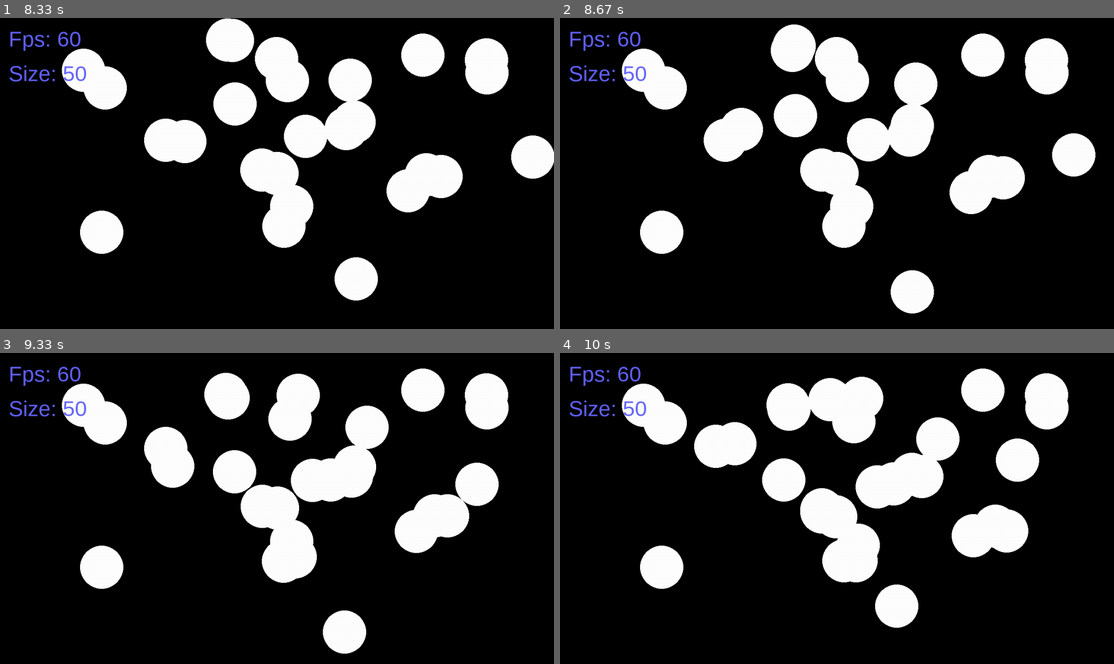
Above: before the commit, frames 1-4 (two rows, left to right).
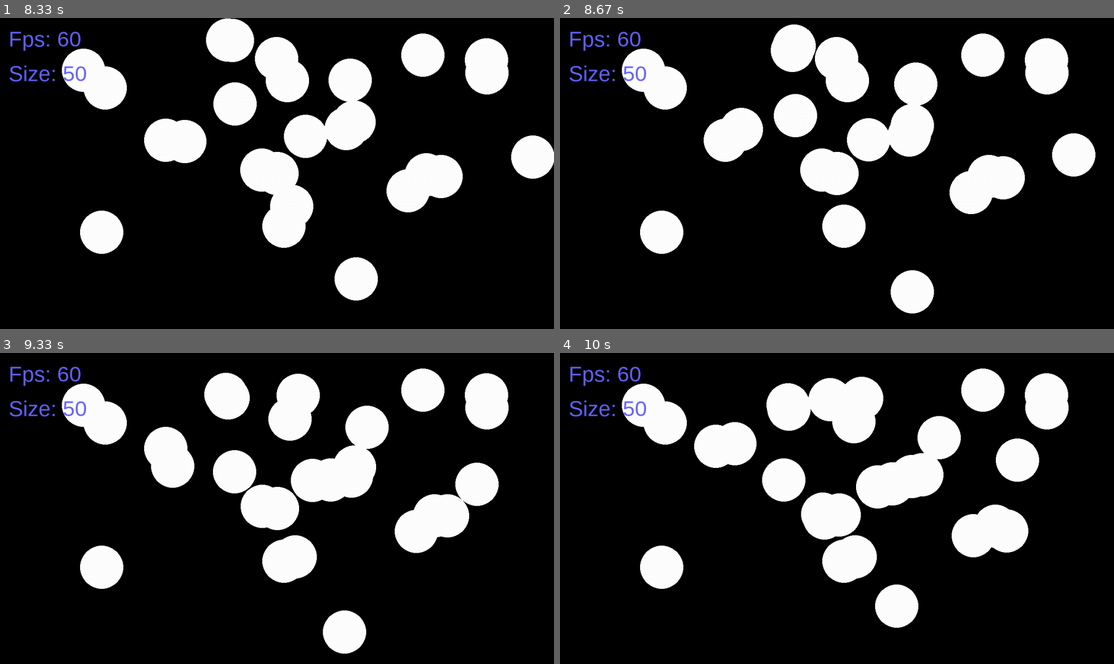
Above: after the commit, the same moments.

Repository: cekmop-npu3/Pygame
Game: pygame game, started from billiard.py
The game is run twice, just before and just after one commit, with the same random seed, the same clock (stepped at 60 frames per second) and the same inputs.
Inputs (mouse positions are in pixels of both pictures, inside the frame that each line leads up to):
- Up to frame 1 (8.33 s): click (277, 173) at 0.38 s; click (376, 207) at 0.72 s; click (260, 120) at 1.05 s; click (421, 55) at 1.38 s; click (260, 170) at 1.72 s; click (487, 58) at 2.05 s; click (332, 58) at 2.38 s; click (354, 145) at 2.72 s; click (121, 167) at 3.05 s; click (105, 86) at 3.38 s; click (487, 73) at 3.72 s; click (277, 58) at 4.05 s; click (99, 232) at 4.38 s; click (277, 111) at 4.72 s; click (83, 70) at 5.05 s; click (182, 198) at 5.38 s; click (293, 204) at 5.72 s; click (382, 148) at 6.05 s; click (465, 164) at 6.38 s; click (210, 73) at 6.72 s; click (282, 226) at 7.05 s; click (299, 129) at 7.38 s; click (404, 189) at 7.72 s; click (288, 80) at 8.05 s
- Up to frame 2 (8.67 s): right-click (853, 195) at 8.38 s
- Up to frame 3 (9.33 s): click (332, 471) at 8.72 s; click (293, 555) at 9.05 s
- Up to frame 4 (10 s): click (831, 396) at 9.38 s; click (820, 511) at 9.72 s

Frame 1 is identical in both runs. In frame 2, 0.5% of the frame differs, in the area x 48-57%, y 53-67%; in frame 3, 0.4%; in frame 4, 0.9%, in the area x 43-73%, y 20-74%.

Commit message:
Add files via upload

Diff:
--- a/billiard.py
+++ b/billiard.py
@@ -137,8 +137,11 @@
                 exit()
             if event.type == pygame.MOUSEWHEEL:
                 self.ball_size = (a if (a := self.ball_size + self.increment) < 300 else 300) if event.y > 0 else (b if (b := self.ball_size - self.increment) > 1 else 1)
-            if event.type == pygame.MOUSEBUTTONDOWN and event.button == 1:
-                self.press_pos = pygame.mouse.get_pos()
+            if event.type == pygame.MOUSEBUTTONDOWN:
+                if event.button == 1:
+                    self.press_pos = pygame.mouse.get_pos()
+                elif event.button == 3:
+                    self.balls.remove(next(filter(lambda ball: dist([ball.x, ball.y], [(a := pygame.mouse.get_pos())[0], a[1]]) < ball.radius, self.balls)))
             if event.type == pygame.MOUSEBUTTONUP and event.button == 1:
                 self.balls.append(Ball(self.window, (a := pygame.mouse.get_pos()), self.ball_size, dist([self.press_pos[0], self.press_pos[1]], [a[0], a[1]]) // 20, degrees(atan2((self.press_pos[1] - a[1]), self.press_pos[0] - a[0]))))
         keys = pygame.mouse.get_pressed()
